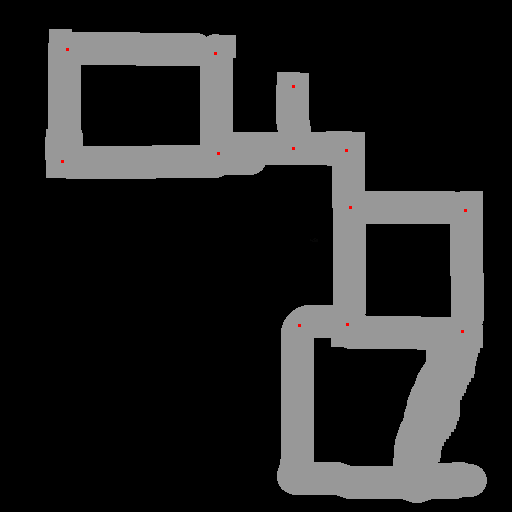
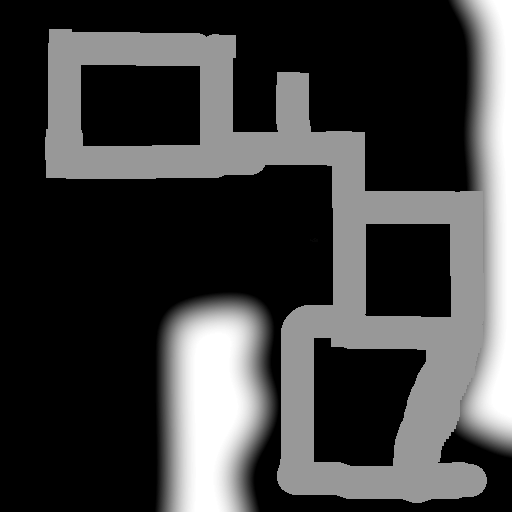
The second 512 x 512 image is a revision of the first. Changes to its layers:
hid "nodes", painted on it over [61,30,467,333]
painted on "roads #1", masked it over [61,0,512,512]
